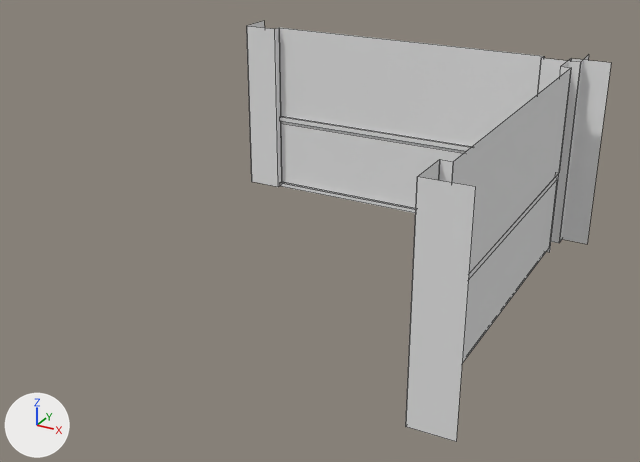
Renders of the Blender file OculusWalkerDemo/_asset/Map/m9030/m9030.blend from each side of a commit.
Both versions are drawn from a camera (50 mm lens) standing at (9.95, -17.9, 10.08) and looking at (0.25, -0.28, 1.27). The lights are fixed; the arrows at lower left show +X, +Y and +Z. Mesh edges are drawn as thin lines.

In view in the first picture: 'Group', 'Group.002'.
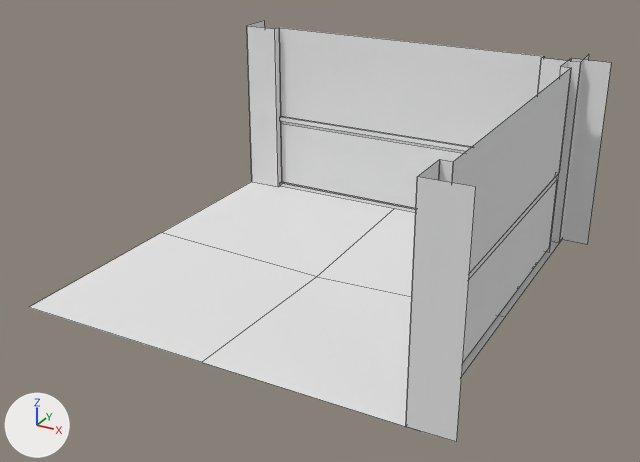
What differs and where, as boxes [x1, y1, x2, y2] in the pictures (640 x 462 px):
'Group.001', added: after [29, 182, 559, 430]

Edits to the bpy script that builds the scene:
```text
Add mat_floor_std:
    mat_floor_std = diffuse_material('Floor.std')
    mat_floor_std.base_color = (0.8, 0.8, 0.8)  # white #e7e7e7
Add me_plane:
    me_plane.from_pydata([(0.0, 0.0, -0.18), (-5.0, 0.0, 0.0), (0.0, -5.0, 0.0), (5.0, 0.0, 0.0), (0.0, 5.0, 0.0), (-5.0, -5.0, 0.0), (5.0, -5.0, 0.0), (-5.0, 5.0, 0.0), (5.0, 5.0, 0.0)], [], [(0, 1, 5, 2), (0, 2, 6, 3), (0, 3, 8, 4), (0, 4, 7, 1)])
    me_plane.materials.append(mat_floor_std)  # white #e7e7e7
Add col_group_002:
    col_group_002 = bpy.data.collections.new('Group.002')
    col_group_002.objects.link(ob_plane)
Add ob_plane:
    ob_plane = bpy.data.objects.new('Plane', me_plane)
    ob_plane.location = (0.0, 0.0, 0.0)
Add ob_group_001:
    ob_group_001 = bpy.data.objects.new('Group.001', None)
    ob_group_001.location = (0.0, 0.0, 0.0)
    ob_group_001.show_instancer_for_render = False
    ob_group_001.instance_type = 'COLLECTION'
    ob_group_001.instance_collection = col_group_002
```
